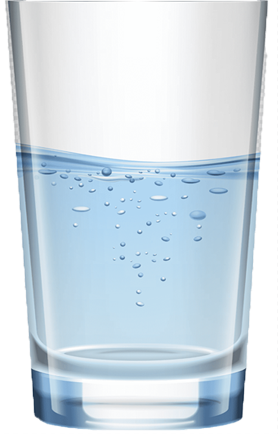
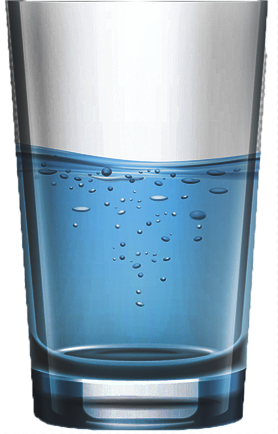
Revision of a layered 278px x 434px image; what changed, layer by layer:
painted on "Слой 5" over [4, 0, 278, 434]
